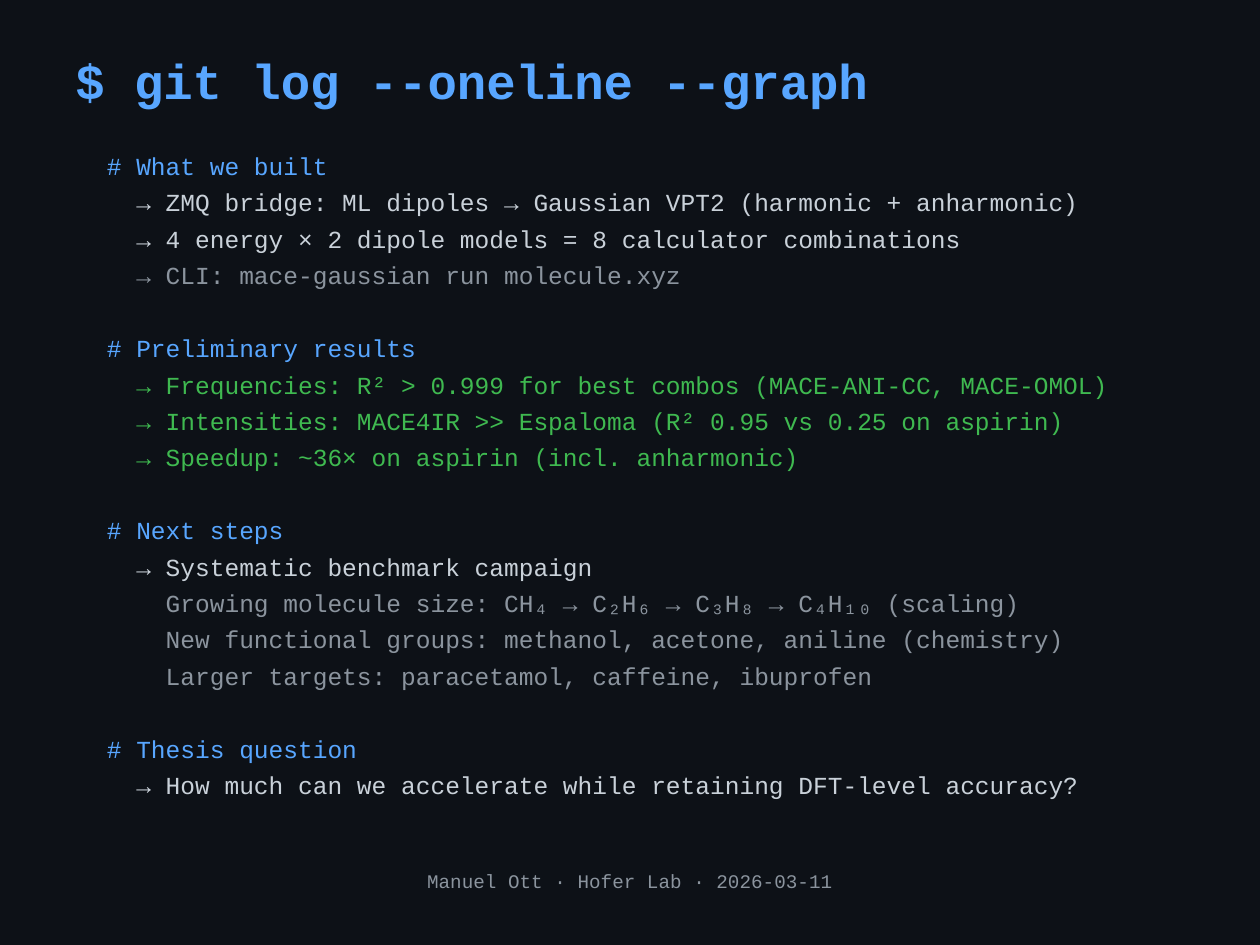
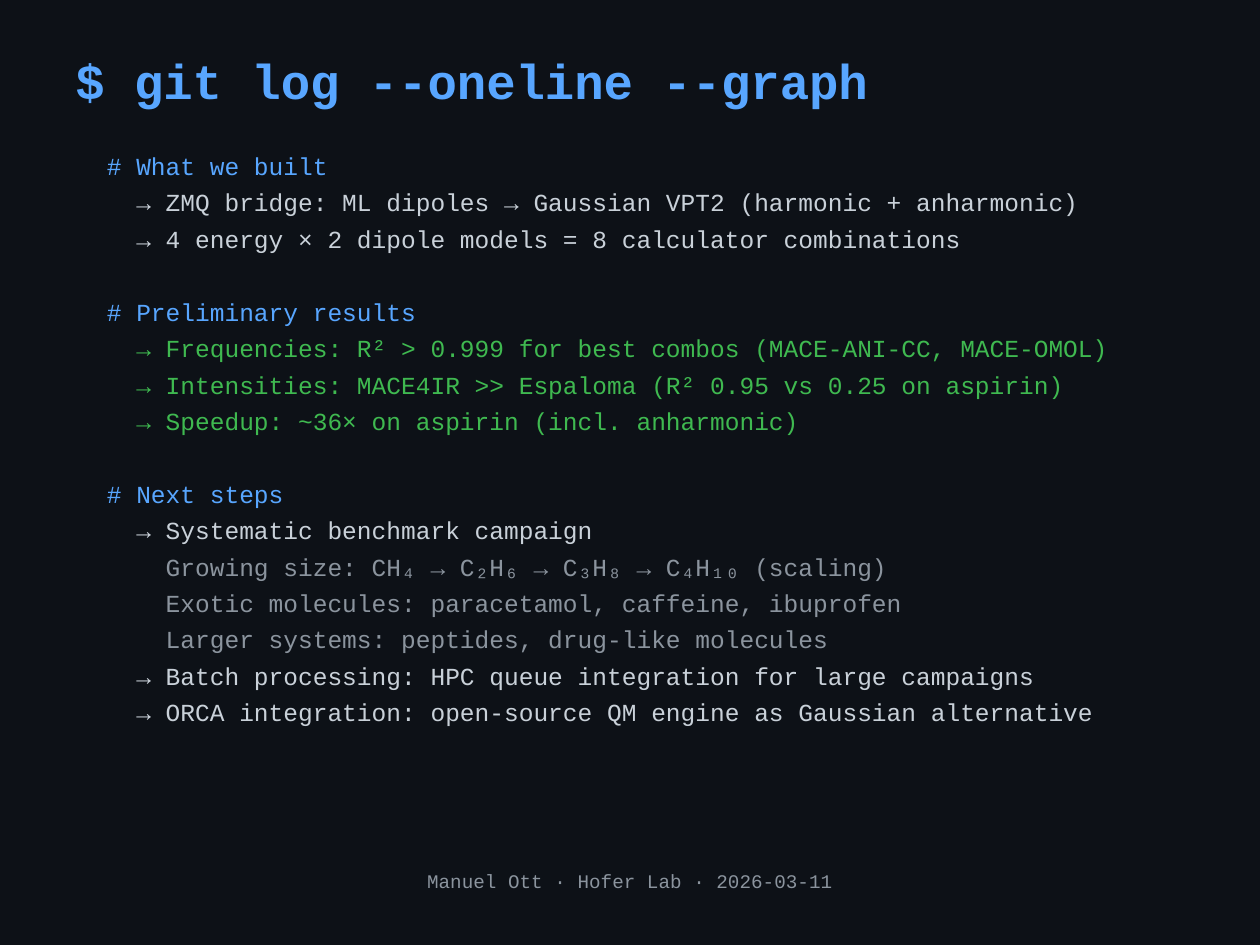
Before and after one commit to mott91/mace_gaussian_interface, a slide deck: slide 12 of presentation/presentation_v2.pptx. Drawn at 1260x945 pixels with LibreOffice and Linux fonts; fonts in the diff are those of the drawing. Boxes give left, top, right and bottom in pixels: in the first picture for what was removed or moved away, otherwise in the second. Text is boxed around its words. In the diff, an @@ line names an element or a change of style, - is before the commit and + after.

```diff
--- a/presentation/presentation_v2.pptx
+++ b/presentation/presentation_v2.pptx
@@ text at (166, 266, 681, 289): paragraph removed @@
-→ CLI: mace-gaussian run molecule.xyz
@@ text at (166, 558, 1093, 726): text changed @@
-Growing molecule size: CH₄ → C₂H₆ → C₃H₈ → C₄H₁₀ (scaling)
-New functional groups: methanol, acetone, aniline (chemistry)
-Larger targets: paracetamol, caffeine, ibuprofen
-# Thesis question
-→ How much can we accelerate while retaining DFT-level accuracy?
+Growing size: CH₄ → C₂H₆ → C₃H₈ → C₄H₁₀ (scaling)
+Exotic molecules: paracetamol, caffeine, ibuprofen
+Larger systems: peptides, drug-like molecules
+→ Batch processing: HPC queue integration for large campaigns
+→ ORCA integration: open-source QM engine as Gaussian alternative
```
Also in this commit, not shown: 3 other slides changed, 1 other file.
